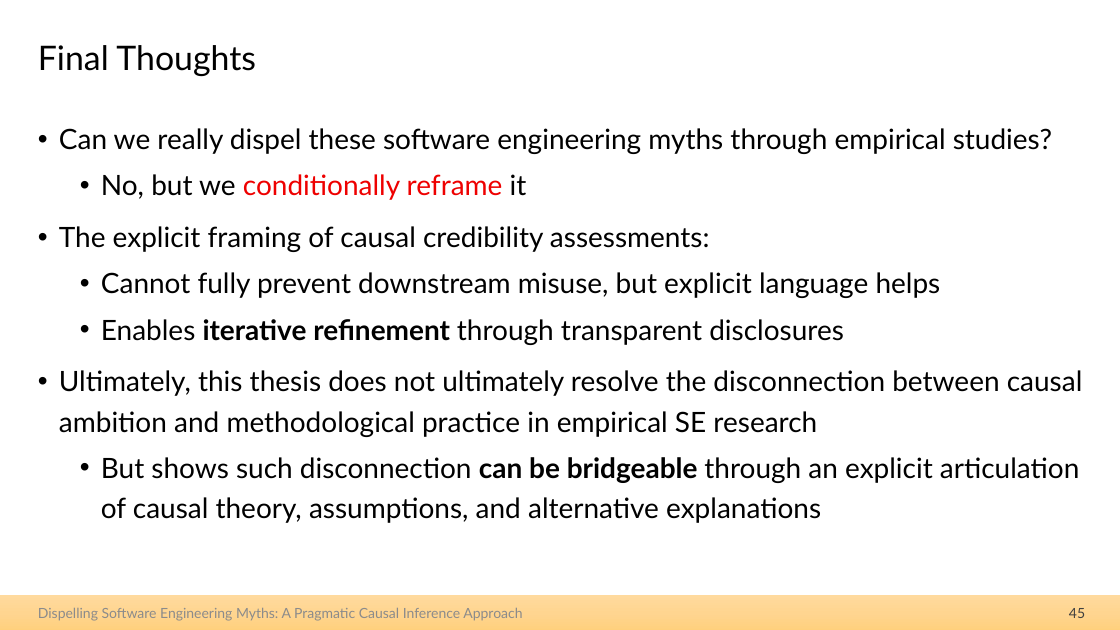
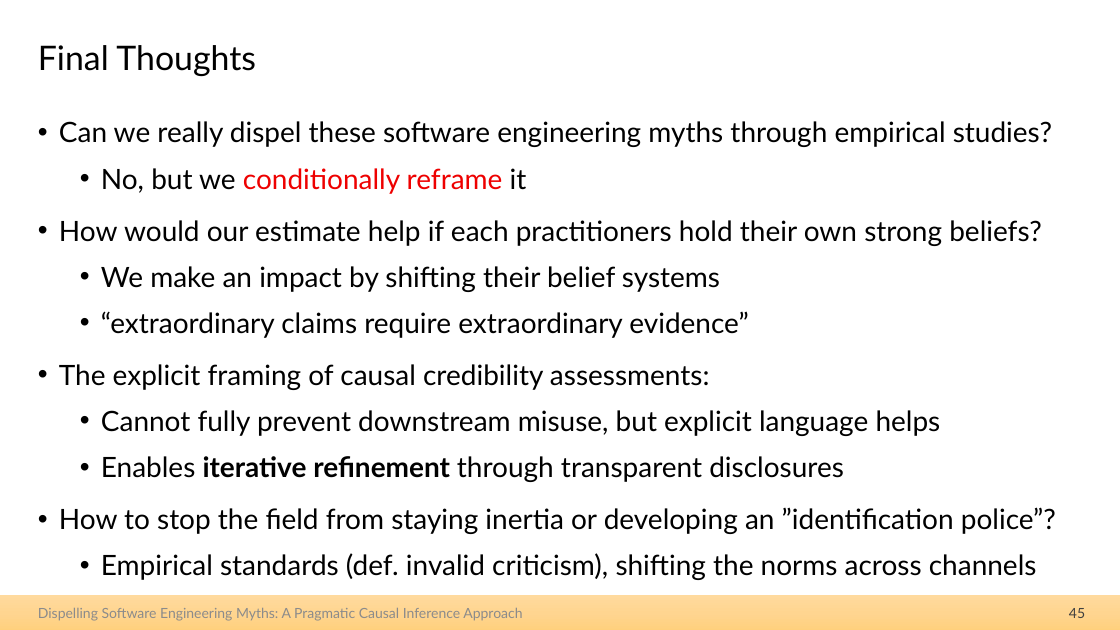
Before and after one commit to hehao98/Thesis, a slide deck: slide 45 of 2026.09.21-Thesis Defense.pptx. Drawn at 1120x630 pixels with LibreOffice and Linux fonts; fonts in the diff are those of the drawing. Boxes give left, top, right and bottom in pixels: in the first picture for what was removed or moved away, otherwise in the second. Text is boxed around its words. In the diff, an @@ line names an element or a change of style, - is before the commit and + after.

Commit message:
Update presentation and ack

```diff
--- a/2026.09.21-Thesis Defense.pptx
+++ b/2026.09.21-Thesis Defense.pptx
@@ text "Can we really dispel these ..." moved from (x1=59, y1=128, x2=1083, y2=523) to (x1=59, y1=121, x2=1056, y2=580) @@
@@ text at (x1=59, y1=220, x2=1042, y2=338): paragraphs added @@
+• How would our estimate help if each practitioners hold their own strong beliefs?
+  • We make an impact by shifting their belief systems
+  • “extraordinary claims require extraordinary evidence”
@@ text at (x1=59, y1=507, x2=1056, y2=580): text changed @@
-• Ultimately, this thesis does not ultimately resolve the disconnection between causal ambition and methodological practice in empirical SE research
-  • But shows such disconnection can be bridgeable through an explicit articulation of causal theory, assumptions, and alternative explanations
+• How to stop the field from staying inertia or developing an ”identification police”?
+  • Empirical standards (def. invalid criticism), shifting the norms across channels
```
Also in this commit, not shown: 11 other slides changed, 1 slide added, 1 other file.
